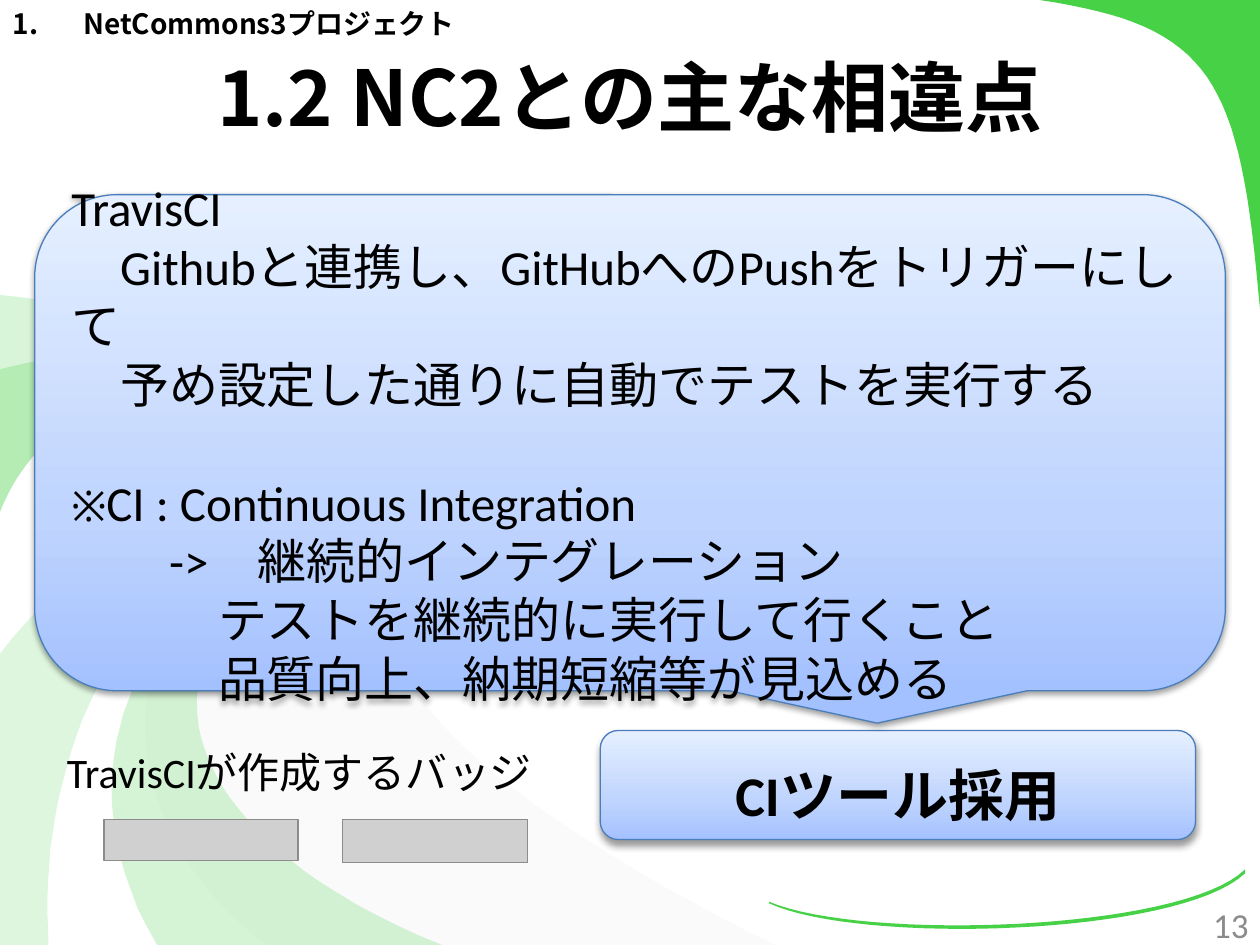
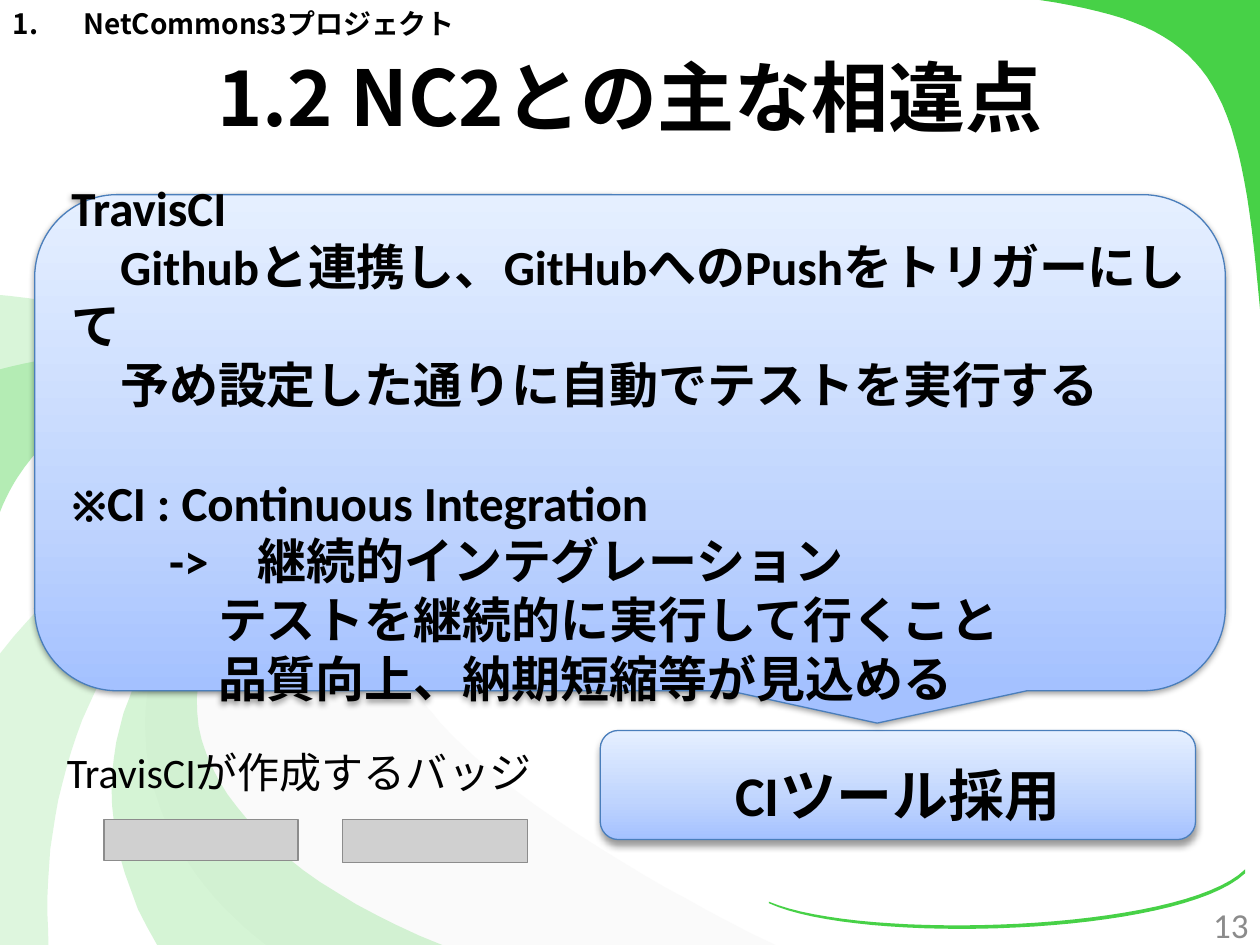
Before and after one commit to kotaro0717/Report-Management, a slide deck: slide 13 of PowerPoint/report_hokada.pptx. Drawn at 1260x945 pixels with LibreOffice and Linux fonts; fonts in the diff are those of the drawing; grey boxes stand for pictures. Boxes give left, top, right and bottom in pixels: in the first picture for what was removed or moved away, otherwise in the second. Text is boxed around its words. In the diff, an @@ line names an element or a change of style, - is before the commit and + after.

```diff
--- a/PowerPoint/report_hokada.pptx
+++ b/PowerPoint/report_hokada.pptx
@@ rounded speech box "TravisCI" at bbox=[35, 195, 1226, 692]: bold on @@
```
Also in this commit, not shown: 5 other slides changed, 1 slide added, 1 other file.
